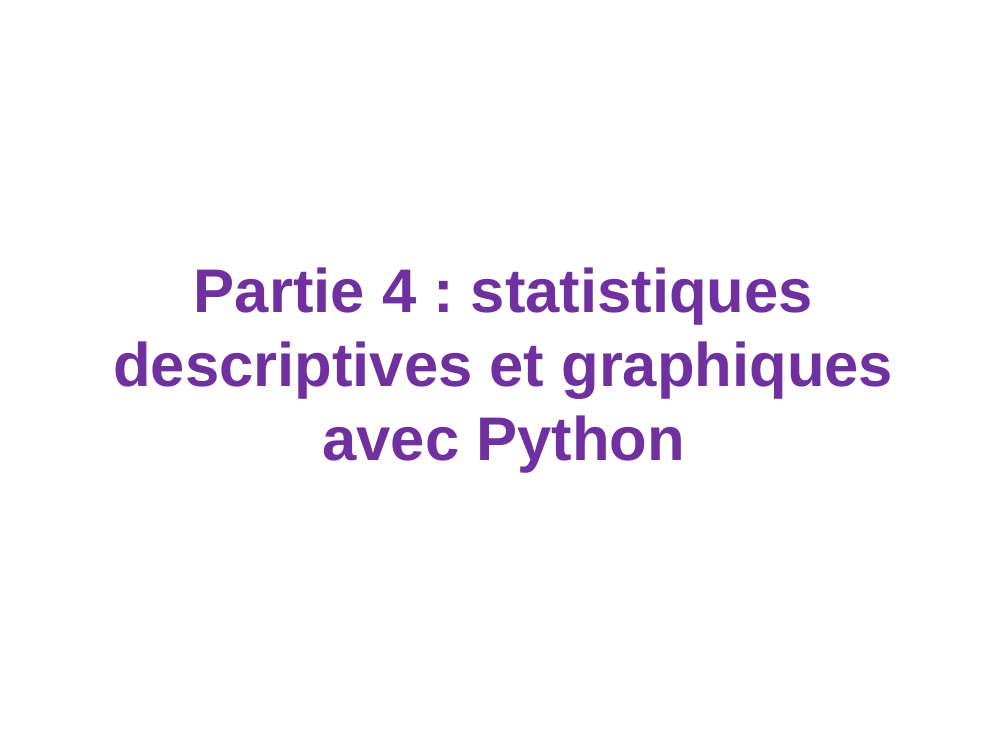
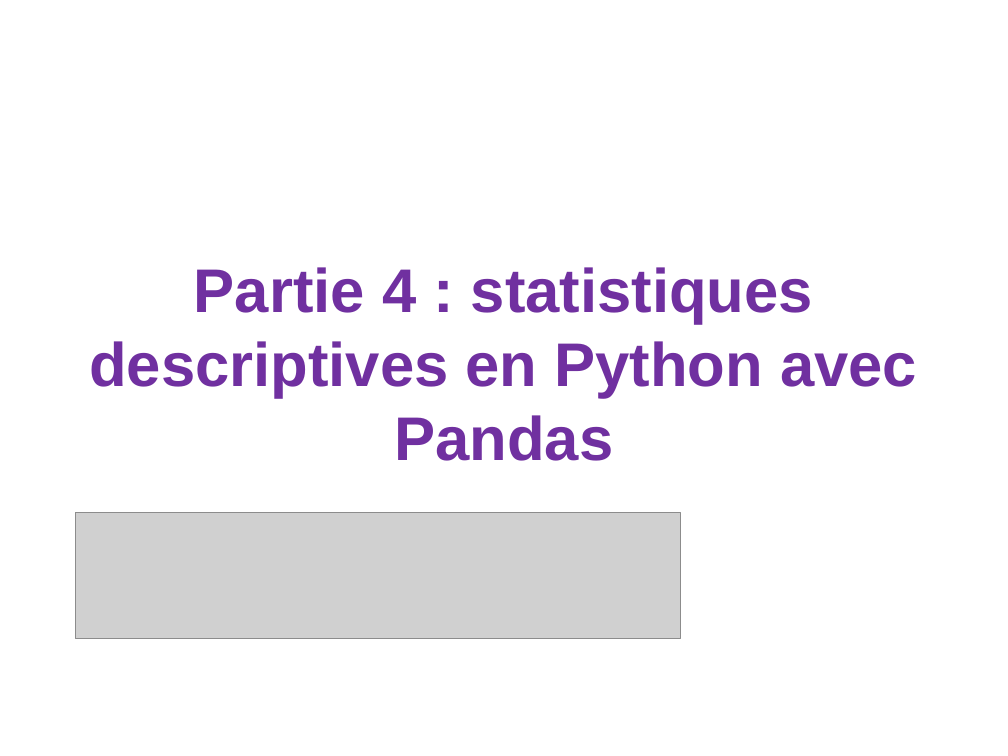
Before and after one commit to loicmidy/formation-python, a slide deck: slide 29 of formation python.pptx. Drawn at 1008x756 pixels with LibreOffice and Linux fonts; fonts in the diff are those of the drawing; grey boxes stand for pictures. Boxes give left, top, right and bottom in pixels: in the first picture for what was removed or moved away, otherwise in the second. Text is boxed around its words. In the diff, an @@ line names an element or a change of style, - is before the commit and + after.

```diff
--- a/formation python.pptx
+++ b/formation python.pptx
@@ title at [89,267,917,461]: text changed @@
-Partie 4 : statistiques descriptives et graphiques avec Python
+Partie 4 : statistiques descriptives en Python avec Pandas
@@ picture added at [76,513,680,639] @@
```
Also in this commit, not shown: 9 other slides changed, 7 slides added, 4 slides removed, 4 other files.
